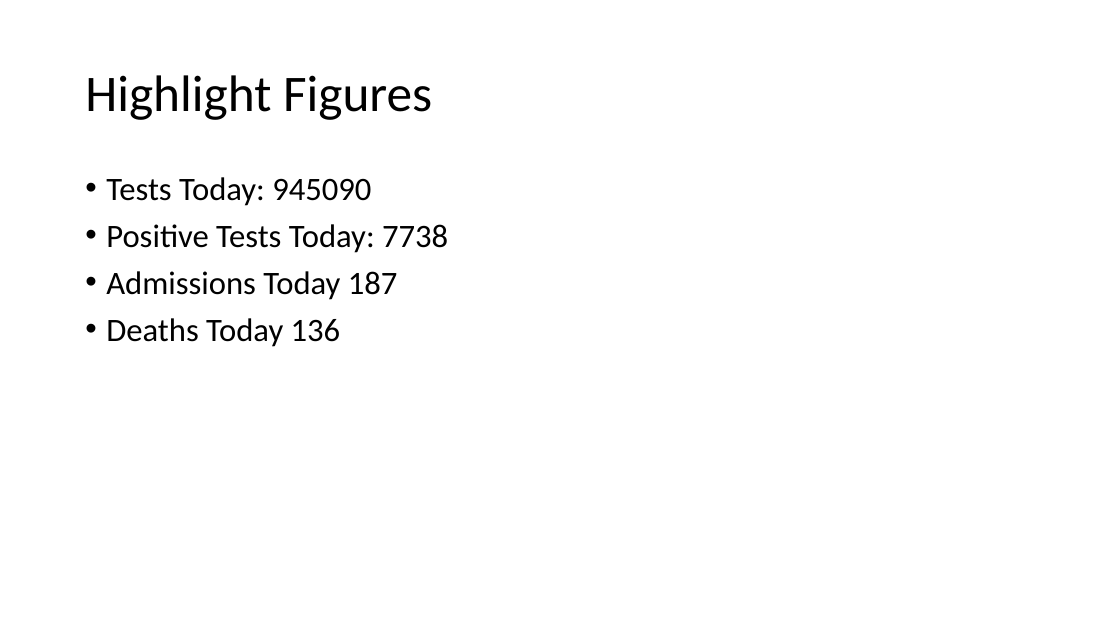
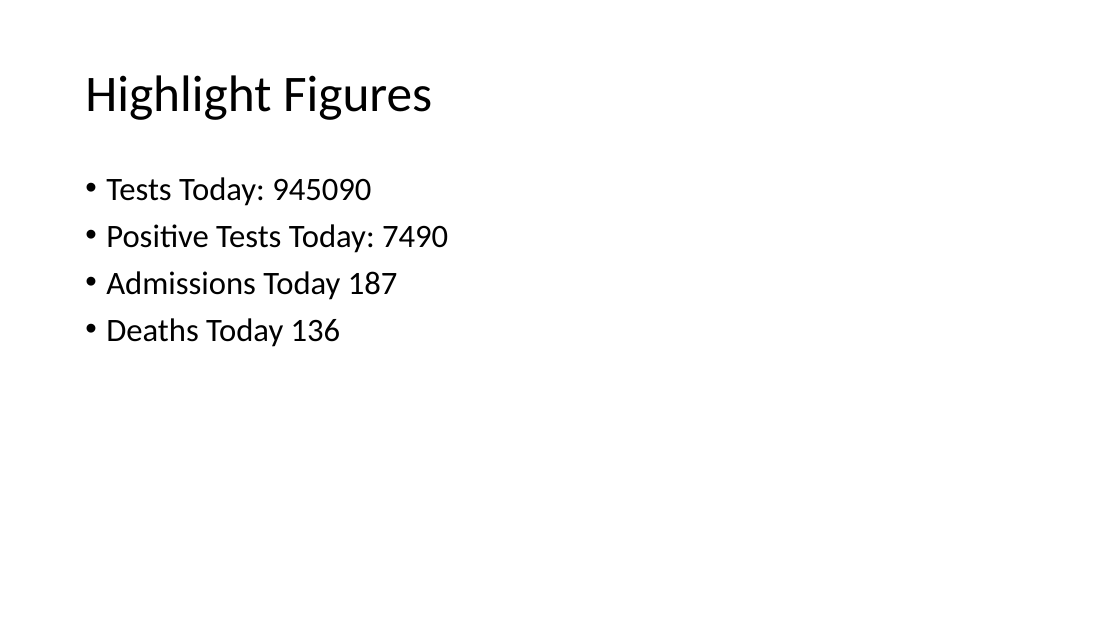
Before and after one commit to evolvedlight/uk_covid_slides, a slide deck: slide 2 of CovidData.pptx. Drawn at 1120x630 pixels with LibreOffice and Linux fonts; fonts in the diff are those of the drawing. Boxes give left, top, right and bottom in pixels: in the first picture for what was removed or moved away, otherwise in the second. Text is boxed around its words. In the diff, an @@ line names an element or a change of style, - is before the commit and + after.

Commit message:
Add updated figures

```diff
--- a/CovidData.pptx
+++ b/CovidData.pptx
@@ text at <box>106,224,448,253</box>: text changed @@
-• Positive Tests Today: 7738
+• Positive Tests Today: 7490
```
